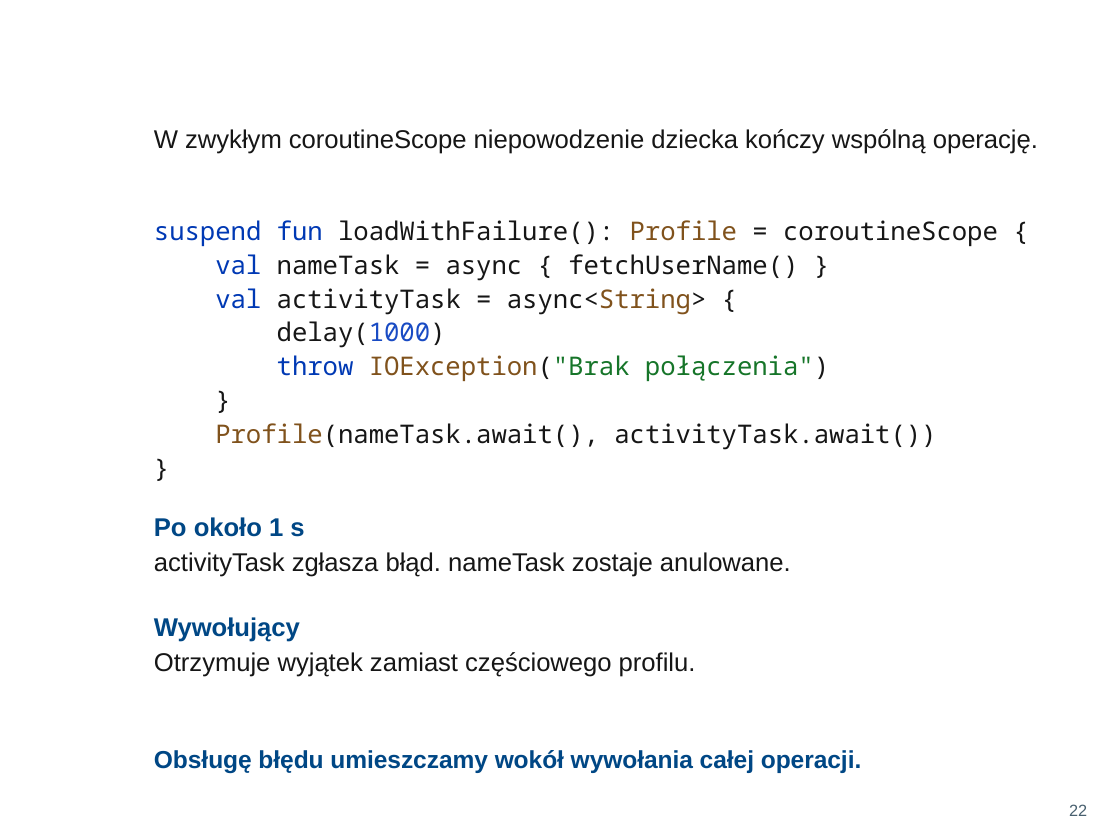
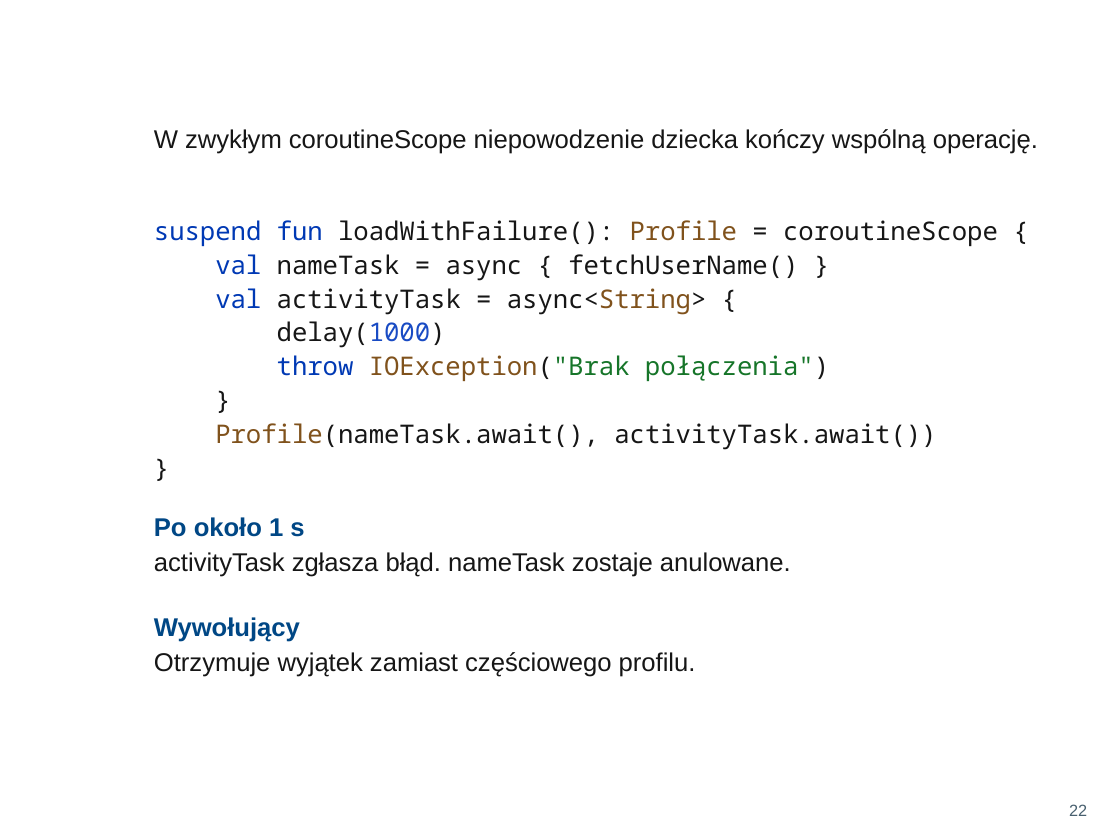
Before and after one commit to RafLew84/ProgUM, a slide deck: slide 31 of PUM2/Aktualne/Wykłady/Wyklad3.pptx. Drawn at 1120x840 pixels with LibreOffice and Linux fonts; fonts in the diff are those of the drawing; background and template pictures are left out. Boxes give left, top, right and bottom in pixels: in the first picture for what was removed or moved away, otherwise in the second. Text is boxed around its words. In the diff, an @@ line names an element or a change of style, - is before the commit and + after.

```diff
--- a/PUM2/Aktualne/Wykłady/Wyklad3.pptx
+++ b/PUM2/Aktualne/Wykłady/Wyklad3.pptx
@@ text removed at bbox=[154, 750, 862, 774] @@
-Obsługę błędu umieszczamy wokół wywołania całej operacji.
```
Also in this commit, not shown: 4 other slides changed, 1 other file.
